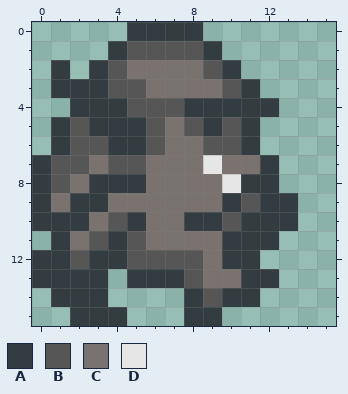
Pixel-art sprite: src/res/monster/ogr_right1.png. Above is the file before it was changed.
The file is 16x16 pixels.
Palette (. is transparent): A #333c40  B #565656  C #79726e  D #e6e6e6
Pixels before, first column x 0:
 0 .....AAAA.....
 1 ....ABBBBA....
 2 .A.ABCCCCBA...
 3 .AAABBCCCCBA..
 4 ..AAABBBAAAAA.
 5 .ABAAABCBABA..
 6 .ABBAABCCBBA..
 7 ABBCBBCCCDCCA.
 8 ABCAAACCCCDAA.
 9 ACAACCCCCCABAA
10 AAACBACCAABAAA
11 .ACBABCCCCAAA.
12 AABAABBBBCAA..
13 AAAA.AAABCCAA.
14 .AAA....ABAA..
15 ..AAA...AA....
After:
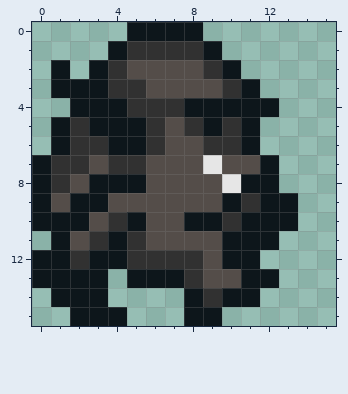
The edit:
colour A: #333c40 -> #0d161b
colour B: #565656 -> #313131
colour C: #79726e -> #544d49
Boxes around the changes in both pictures, in picture pixels (x1, y1, x2, y2):
changed: (32, 22, 298, 326)
